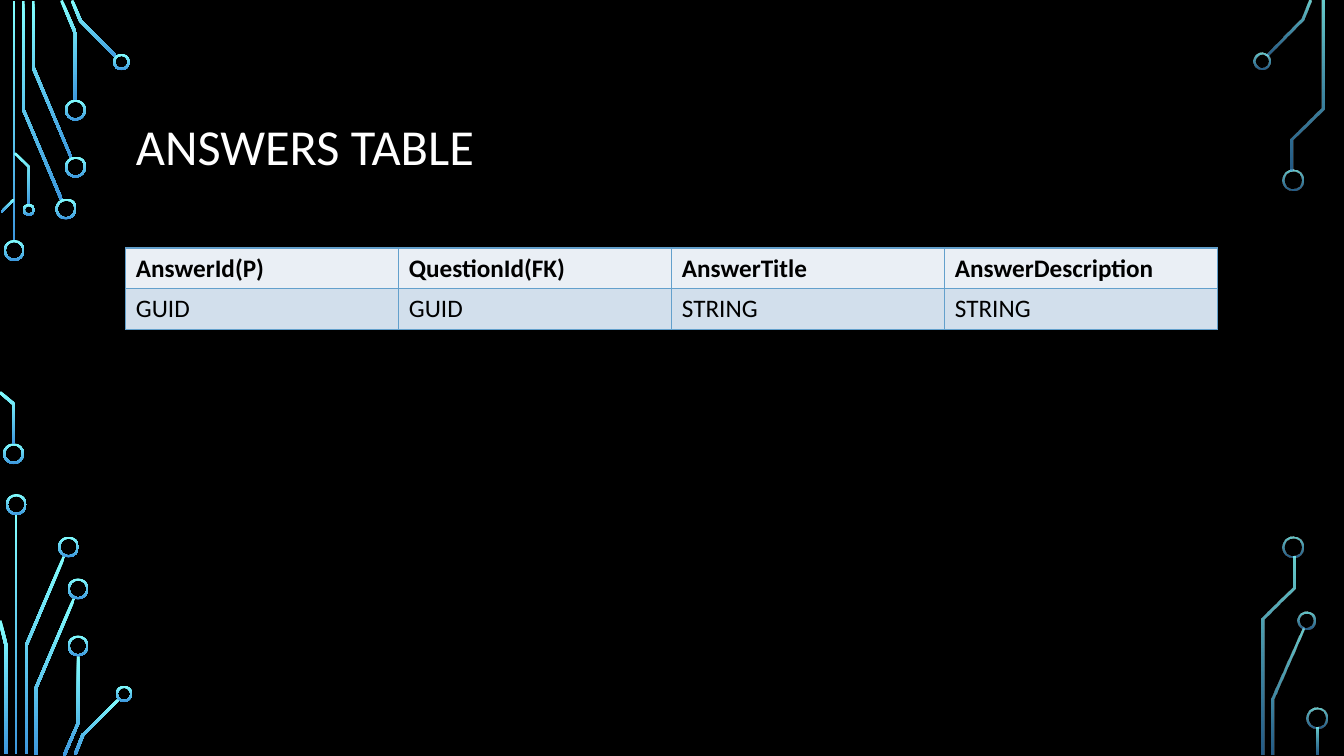
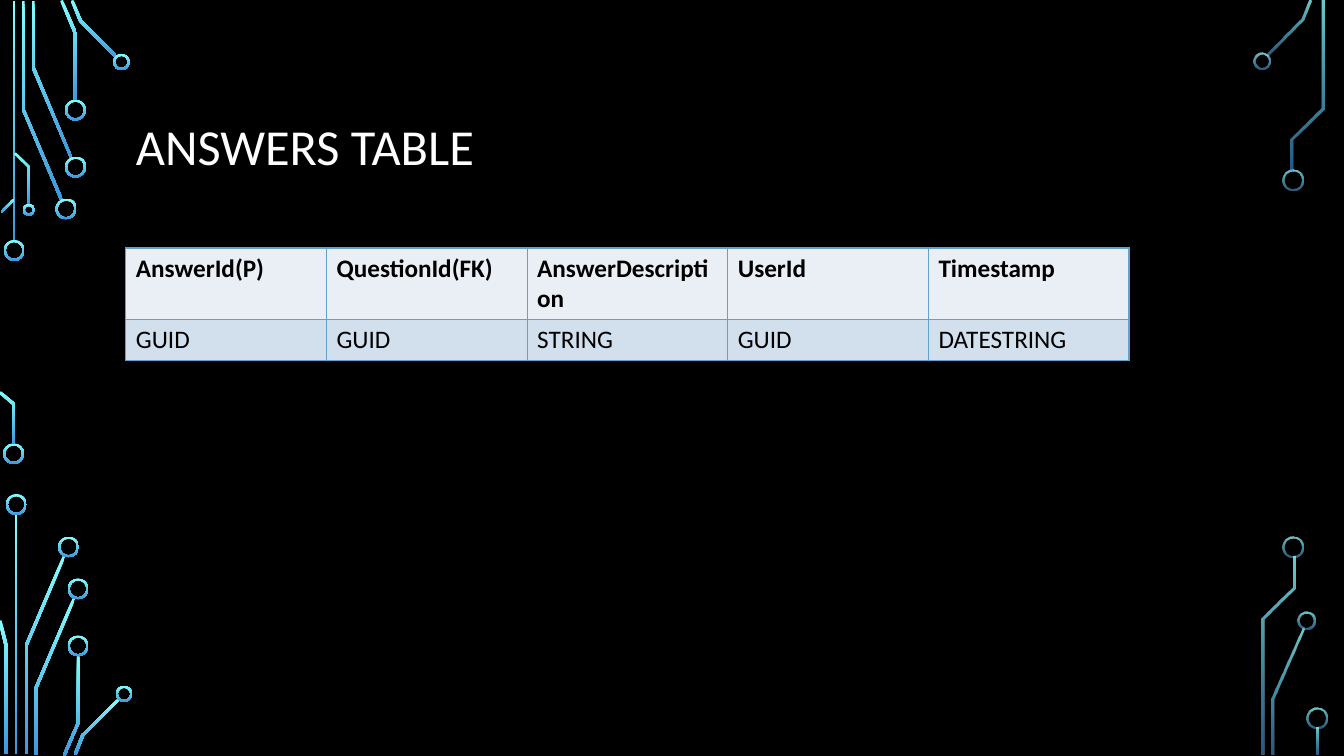
Before and after one commit to hunaidhanfee/solvelt, a slide deck: slide 13 of Docs/Solvelt.pptx (slide 10 before the commit). Drawn at 1344x756 pixels with LibreOffice and Linux fonts; fonts in the diff are those of the drawing; background and template pictures are left out. Boxes give left, top, right and bottom in pixels: in the first picture for what was removed or moved away, otherwise in the second. Text is boxed around its words. In the diff, an @@ line names an element or a change of style, - is before the commit and + after.

```diff
--- a/Docs/Solvelt.pptx
+++ b/Docs/Solvelt.pptx
@@ table at (x1=126, y1=248, x2=1129, y2=360) @@
-column 3: AnswerTitle | STRING
+column 4: UserId | GUID
+column 5: Timestamp | DATESTRING
@@ table resized from (x1=126, y1=248, x2=1219, y2=330) to (x1=126, y1=248, x2=1129, y2=360) @@
```
Also in this commit, not shown: 3 other slides changed, 5 slides added.
